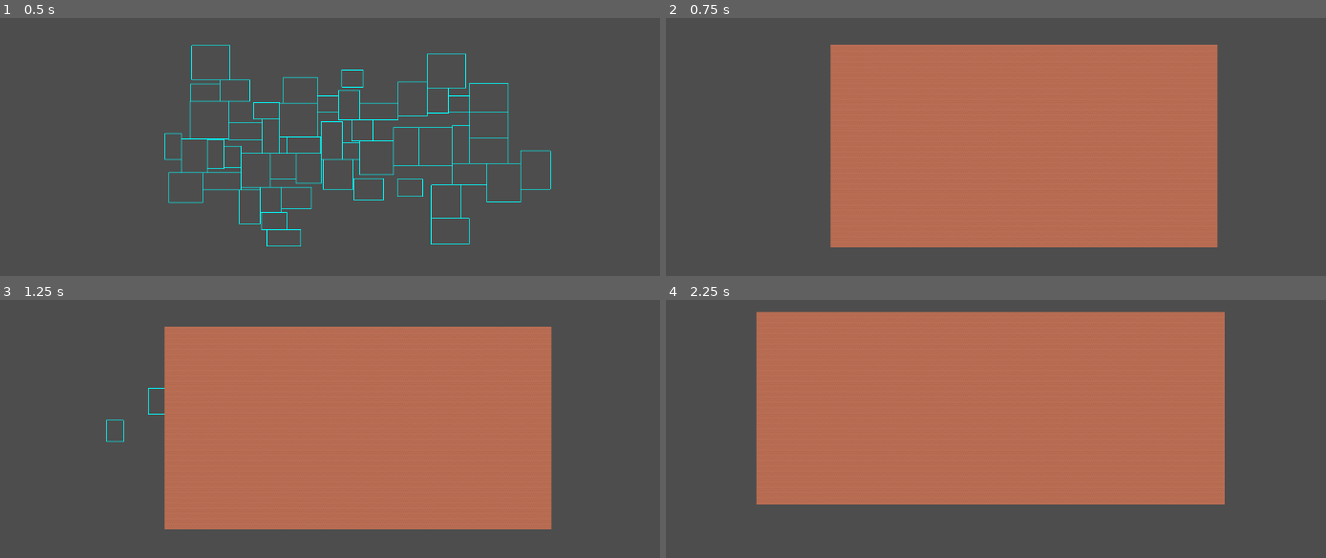
Above: before the commit, frames 1-4 (two rows, left to right).
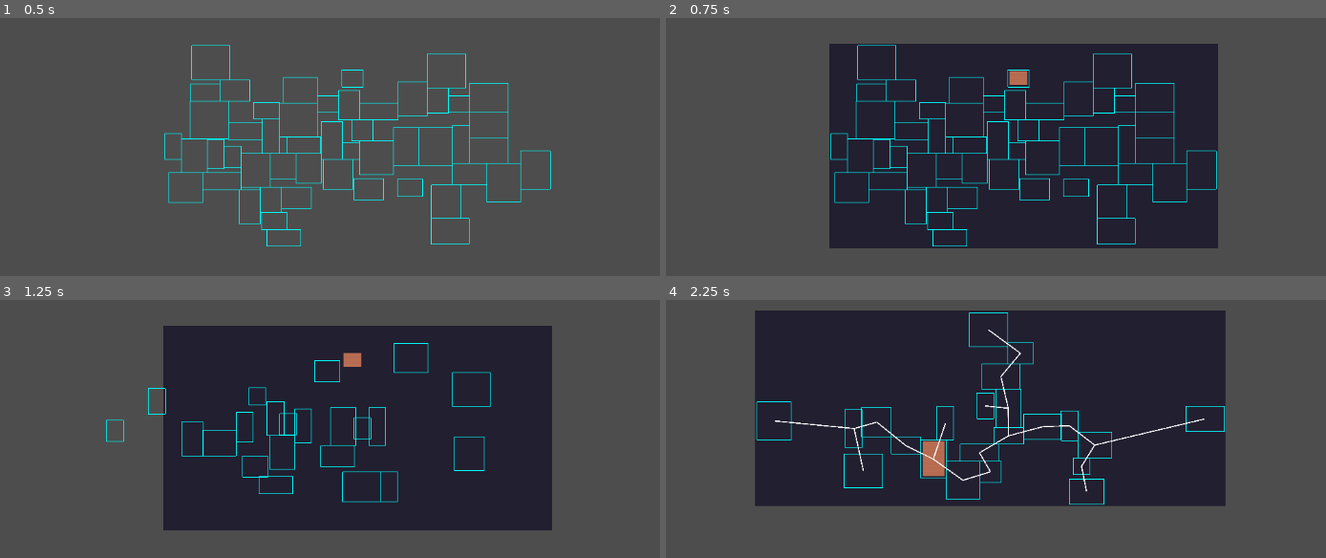
Above: after the commit, the same moments.

Repository: zamolnar/Spread-Game
Game: Godot game, scene res://scenesAndScripts/Dungeon.tscn
Two runs of this game, one before a commit and one after it. Both use one fixed random seed, a clock stepped at 60 frames per second and the inputs below.
Inputs:
- Up to frame 1 (0.5 s): no input
- Up to frame 2 (0.75 s): hold D (Right) from 0.53 s (still down); hold Tab (ui_focus_next) from 0.53 s (still down)
- Up to frame 3 (1.25 s): keep holding D (Right); keep holding Tab (ui_focus_next); tap Space (ui_select) at 0.77 s
- Up to frame 4 (2.25 s): release D (Right) at 1.28 s; release Tab (ui_focus_next) at 1.28 s; hold S (Down) 1.28-2.03 s; tap Tab (ui_focus_next) at 1.35 s; tap Space (ui_select) at 1.52 s; hold D (Right) from 2.03 s (still down); hold Tab (ui_focus_next) from 2.03 s (still down)

Frame 1 is identical in both runs. In frame 2, 47% of the frame differs, in the area x 24-84%, y 10-90%; in frame 3, 47%; in frame 4, 54%, in the area x 13-85%, y 4-80%.
Error after the commit: Invalid call. Nonexistent function 'get_closest_point' in base 'Nil'. (res://scenesAndScripts/Dungeon.gd:131)

Commit message:
completed corridor generation

Diff:
--- a/scenesAndScripts/Dungeon.gd
+++ b/scenesAndScripts/Dungeon.gd
@@ -12,6 +12,9 @@
 var theEarthquake = 0.5		#randomly destroys this percent of the rooms (providing better spread)
 
 var primPath	#AStar2D pathfinding object
+
+#player variables
+
 
 func _ready():
 	randomize()
@@ -96,7 +99,7 @@
 func make_map():
 	#create tilemap from generated rooms and path
 	Map.clear()
-	#fill tilemap with walls, then carve empty rooms
+	#fill tilemap with walls
 	var full_rect = Rect2()
 	for room in $Rooms.get_children():
 		var r = Rect2(room.position-room.size,	#the top left
@@ -104,9 +107,66 @@
 		full_rect = full_rect.merge(r)
 		var topleft = Map.local_to_map(full_rect.position)
 		var bottomright = Map.local_to_map(full_rect.end)
-		for x in range(topleft.x, bottomright.x+1):
-			for y in range(topleft.y, bottomright.y+1):
-				Map.set_cell(0,		#layer ID
-				Vector2i(x,y),		#coordinate x,y
-				0,					#tile ID
-				Vector2i(7,1))	#change if using an atlas
+		for x in range(topleft.x-1, bottomright.x+2):
+			for y in range(topleft.y-1, bottomright.y+2):
+				Map.set_cell(0,			#layer ID
+					Vector2i(x,y),		#coordinate x,y
+					0,					#tile ID
+					Vector2i(1,1))		#atlas coordinate (in tile set)
+
+	#carve rooms and corridors
+	var corridors = []		#one corridor per connection
+	#rooms
+	for room in $Rooms.get_children():
+		var s = (room.size / (tile_size/2)).floor()
+		#var pos = Map.local_to_map(room.position)
+		var ul = (room.position / (tile_size/2)).floor() - s	#upper left of room
+		for x in range(2, s.x * 2 - 1):			#starting at 2 allows adjacent rooms to have a wall b/w them
+			for y in range(2, s.y * 2 - 1):
+				Map.set_cell(0,			#layer ID
+					Vector2i(ul.x+ x, ul.y+ y),		#coordinate x,y
+					0,					#tile ID
+					Vector2i(7,1))		#atlas coordinate (in tile set)
+		#corridors
+		var p = primPath.get_closest_point(room.position)
+		for conn in primPath.get_point_connections(p):
+			if not conn in corridors:
+				var start = Map.local_to_map(Vector2(primPath.get_point_position(p).x,
+												primPath.get_point_position(p).y))
+				var end = Map.local_to_map(Vector2(primPath.get_point_position(conn).x,
+												primPath.get_point_position(conn).y))
+				carve_path(start, end)
+			corridors.append(p)
+
+func carve_path(pos1, pos2):
+	#carve path between 2 points
+	var x_diff = sign(pos2.x - pos1.x)
+	var y_diff = sign(pos2.y - pos1.y)
+	if x_diff == 0: x_diff = pow(-1.0, randi() %2)
+	if y_diff == 0: y_diff = pow(-1.0, randi() %2)
+	#choose direction // x then y or y then x
+	var x_y = pos1
+	var y_x = pos2
+	if (randi() %2)>0:
+		x_y = pos2
+		y_x = pos1
+	for x in range(pos1.x, pos2.x, x_diff):
+		Map.set_cell(0,			#layer ID
+					Vector2i(x, x_y.y),		#coordinate x,y
+					0,					#tile ID
+					Vector2i(7,1))		#atlas coordinate (in tile set)
+		#widen the corridor
+		Map.set_cell(0,			#layer ID
+					Vector2i(x, x_y.y +y_diff),		#coordinate x,y
+					0,					#tile ID
+					Vector2i(7,1))		#atlas coordinate (in tile set)
+	for y in range(pos1.y, pos2.y, y_diff):
+		Map.set_cell(0,			#layer ID
+					Vector2i(y_x.x, y),		#coordinate x,y
+					0,					#tile ID
+					Vector2i(7,1))		#atlas coordinate (in tile set)
+		#widen the corridor
+		Map.set_cell(0,			#layer ID
+					Vector2i(y_x.x +x_diff, y),		#coordinate x,y
+					0,					#tile ID
+					Vector2i(7,1))		#atlas coordinate (in tile set)
--- a/scenesAndScripts/Dungeon.tscn
+++ b/scenesAndScripts/Dungeon.tscn
@@ -162,6 +162,7 @@
 zoom = Vector2(0.1, 0.1)
 
 [node name="TileMap" type="TileMap" parent="."]
+show_behind_parent = true
 tile_set = SubResource("TileSet_yrg8l")
 rendering_quadrant_size = 32
 format = 2
